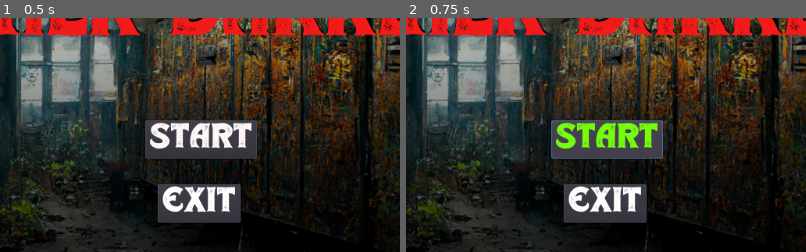
Above: before the commit, frames 1-2 (left to right).
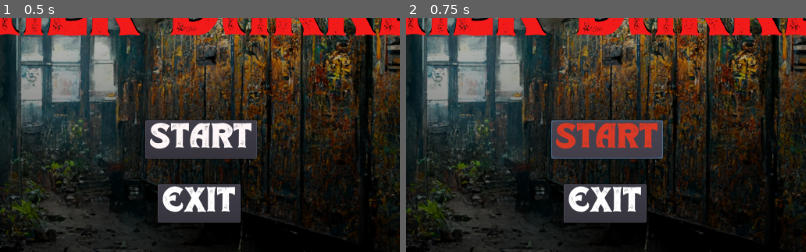
Above: after the commit, the same moments.

Repository: KaioGabriel-the/Labyrinth-Of-Bullies
Game: Godot game, scene res://scenes/title screen.tscn
Same seed, same stepped clock (60 frames per second), same inputs: the game is played once before the commit and once after it.
Inputs:
- Up to frame 1 (0.5 s): no input
- Up to frame 2 (0.75 s): click "START" at 0.5 s
The pictures show only the part of the screen within x 26-76%, y 25-75%; the shares and areas given below are measured in that part.

Frame 1 is identical in both runs. In frame 2, 1.9% of the frame differs, in the area x 37-63%, y 44-56%.

Commit message:
add: title screen

Diff:
--- /dev/null
+++ b/Global.gd
@@ -0,0 +1,3 @@
+extends Node
+
+var colorValue: float = 0.0;
--- a/project.godot
+++ b/project.godot
@@ -14,6 +14,10 @@
 run/main_scene="res://scenes/title screen.tscn"
 config/icon="res://icon.png"
 
+[autoload]
+
+Global="*res://Global.gd"
+
 [gui]
 
 common/drop_mouse_on_gui_input_disabled=true
--- a/scenes/Player.tscn
+++ b/scenes/Player.tscn
@@ -395,8 +395,7 @@
 
 [node name="AnimatedSprite" type="AnimatedSprite" parent="."]
 frames = SubResource( 5 )
-animation = "Run_Down"
-frame = 2
+animation = "Idle_Left"
 playing = true
 
 [node name="Camera2D" type="Camera2D" parent="."]
--- /dev/null
+++ b/scenes/World_1.tscn
@@ -0,0 +1,22 @@
+[gd_scene load_steps=4 format=2]
+
+[ext_resource path="res://assets/Imagens/classroom (10).png" type="Texture" id=1]
+[ext_resource path="res://scenes/Player.tscn" type="PackedScene" id=2]
+[ext_resource path="res://script/ColorSlider.gd" type="Script" id=3]
+
+[node name="World" type="Node2D"]
+
+[node name="Classroom(10)" type="Sprite" parent="." groups=["colored"]]
+position = Vector2( 2, -8 )
+scale = Vector2( 0.469866, 0.431641 )
+texture = ExtResource( 1 )
+
+[node name="Player" parent="." instance=ExtResource( 2 )]
+position = Vector2( 6, -7 )
+
+[node name="ColorSlider" type="HSlider" parent="."]
+margin_left = 30.0
+margin_top = 21.0
+margin_right = 118.0
+margin_bottom = 37.0
+script = ExtResource( 3 )
--- a/scenes/title screen.tscn
+++ b/scenes/title screen.tscn
@@ -1,7 +1,9 @@
-[gd_scene load_steps=8 format=2]
+[gd_scene load_steps=10 format=2]
 
 [ext_resource path="res://assets/fonts/deadfrog/Deadfrog Personal Use Only.ttf" type="DynamicFontData" id=1]
 [ext_resource path="res://assets/Imagens/hallway (5).png" type="Texture" id=2]
+[ext_resource path="res://script/EXIT.gd" type="Script" id=3]
+[ext_resource path="res://script/START.gd" type="Script" id=4]
 
 [sub_resource type="Gradient" id=4]
 colors = PoolColorArray( 0, 0, 0, 0, 0, 0, 0, 1 )
@@ -87,9 +89,10 @@
 margin_right = 87.0
 margin_bottom = 29.0
 custom_colors/font_color = Color( 1, 0.972549, 0.972549, 1 )
-custom_colors/font_color_hover = Color( 0.462745, 1, 0.0588235, 1 )
+custom_colors/font_color_hover = Color( 0.854902, 0.227451, 0.14902, 1 )
 custom_fonts/font = SubResource( 2 )
 text = "START"
+script = ExtResource( 4 )
 
 [node name="EXIT" type="Button" parent="."]
 margin_left = 472.0
@@ -97,6 +100,10 @@
 margin_right = 578.0
 margin_bottom = 411.0
 custom_colors/font_color = Color( 1, 1, 1, 1 )
-custom_colors/font_color_hover = Color( 0.439216, 0.882353, 0.0705882, 1 )
+custom_colors/font_color_hover = Color( 0.854902, 0.227451, 0.14902, 1 )
 custom_fonts/font = SubResource( 3 )
 text = "EXIT"
+script = ExtResource( 3 )
+
+[connection signal="pressed" from="START" to="START" method="_on_START_pressed"]
+[connection signal="pressed" from="EXIT" to="EXIT" method="_on_EXIT_pressed"]
--- /dev/null
+++ b/script/ColorSlider.gd
@@ -0,0 +1,7 @@
+extends HSlider
+
+func _ready() -> void:
+	pass
+
+func _process(delta: float) -> void:
+	Global.colorValue = value / 100.0;
--- /dev/null
+++ b/script/EXIT.gd
@@ -0,0 +1,4 @@
+extends Button
+
+func _on_EXIT_pressed() -> void:
+	get_tree().quit()
--- /dev/null
+++ b/script/START.gd
@@ -0,0 +1,7 @@
+extends Button
+
+
+
+func _on_START_pressed() -> void:
+	#get_tree().change_scene_to('')
+	pass
